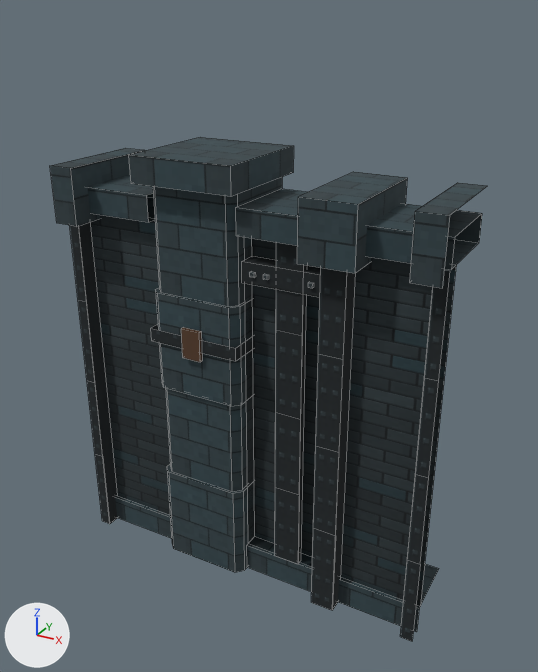
The FBX model pit-scene/kit/fbx/T1_Start_B.fbx as it was, and as the next commit left it.
Both versions are drawn from a 50 mm camera at (3.89, -6.33, 6.54) aimed at (0.26, 0.27, 3.24). The axes (+X, +Y, +Z) are drawn at lower left. The lights are the same throughout. The older version comes first. Mesh edges are drawn as thin lines. Where no turn or scale is listed for an object, it has been applied to the vertices.

The first picture shows 'T1_Start_B'.
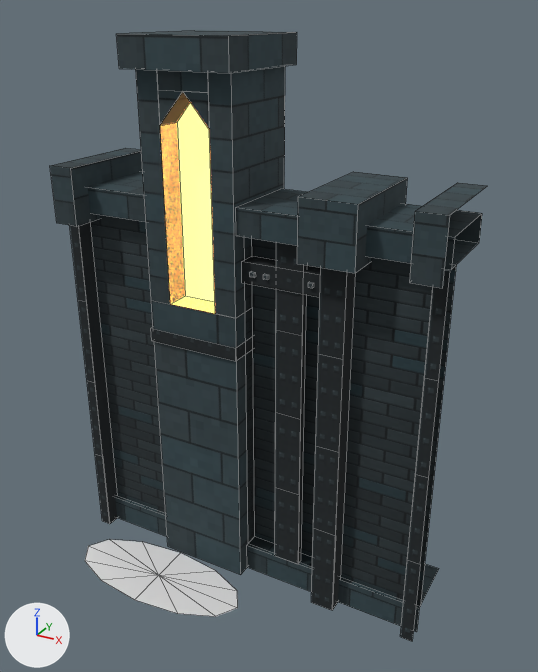
Changed parts and their boxes [x1, y1, x2, y2] in the pictures (538 x 672 px; the box of a moved part takes in the faces that stretch with it):
'T1_Start_B', surface changed, reshaped (21% taller)
    before: [50, 137, 487, 641]
    after: [50, 30, 487, 641]
part 1 of me_t1_start_b, moved or reshaped
    before: [128, 137, 294, 197]
    after: [116, 30, 297, 73]
part 2 of me_t1_start_b, added
    after: [85, 540, 238, 617]
part 3 of me_t1_start_b, deleted
    before: [165, 388, 248, 492]
part 4 of me_t1_start_b, deleted
    before: [153, 177, 282, 307]
part 5 of me_t1_start_b, deleted (brown)
    before: [181, 327, 202, 362]
part 6 of me_t1_start_b, built on
    before: [155, 288, 255, 573]
    after: [136, 66, 285, 575]

What changed in the scene script:
```text
Add img_t1_scenery_emit_png:
    img_t1_scenery_emit_png = load_image('T1_Scenery_Emit.png', '../../textures/T1_Scenery_Emit.png', 1024, 1024, 'sRGB')
Change mat_t1_scenery:
    where n0 = _N.new('ShaderNodeBsdfPrincipled'); n0.name = 'Principled BSDF'
    add n0.inputs[28].default_value = 4.0  # 'Emission Strength'
    add n3 = _N.new('ShaderNodeTexImage'); n3.name = 'Image Texture.001'
    add n3.image = img_t1_scenery_emit_png
    add _L.new(n3.outputs[0], n0.inputs[27])  # 'Color' to 'Emission Color'
Add mat_t1_beam:
    mat_t1_beam = principled_material('T1_Beam')
    mat_t1_beam.base_color = (0.8, 0.8, 0.8)  # white #e7e7e7
    mat_t1_beam.roughness = 0.4
Change me_t1_start_b:
    used by ob_t1_start_b; location = (0.0, 0.0, 0.0)
    remove me_t1_start_b.from_pydata(...)  # 243 vertices, 118 faces; spans x -2.25..2.25, y -0.2..1.2, z 0.0..5.15
    add me_t1_start_b.from_pydata(...)  # 230 vertices, 123 faces; spans x -2.25..2.25, y -1.03..1.2, z 0.0..6.32
    me_t1_start_b part 1: the loose piece of 8 vertices spanning x -1.18..0.06, y -0.14..1.2, z 4.85..5.15 is scaled about its middle by (1.03, 1.01, 1.07), then moved by (0.0, -0.01, 1.16)
    me_t1_start_b part 2: a new loose piece of 13 vertices spanning x -2.01..0.29, y -1.03..-0.07, z 0.05, in mat_t1_beam (white #e7e7e7)
    me_t1_start_b part 3: the loose piece of 12 vertices spanning x -1.1..-0.03, y 0.03..1.1, z 1.2..2.4 is deleted
    me_t1_start_b part 4: the loose piece of 12 vertices spanning x -1.1..-0.03, y 0.03..1.1, z 3.6..4.85 is deleted
    me_t1_start_b part 5: the loose piece of 8 vertices spanning x -0.68..-0.44, y -0.06..-0.02, z 2.9..3.26 is deleted
    me_t1_start_b part 6
    22 vertices are removed from x -1.12..0.0, y 0.0..1.1, z 0.0..3.6
    12 faces are deleted
    15 vertices are added at x -1.12..0.0, y 0.0, z 0.0..6.0
    8 new vertices lie (0.0, 1.1, 0.0) away from vertices in x -1.12..0.0, y 0.0, z 3.5..6.0
    5 new vertices lie (0.0, 0.3, 0.0) away from vertices in x -0.86..-0.26, y 0.0, z 3.5..5.8
    22 new faces join them, mat_t1_scenery
    add me_t1_start_b.materials.append(mat_t1_beam)  # white #e7e7e7
```
